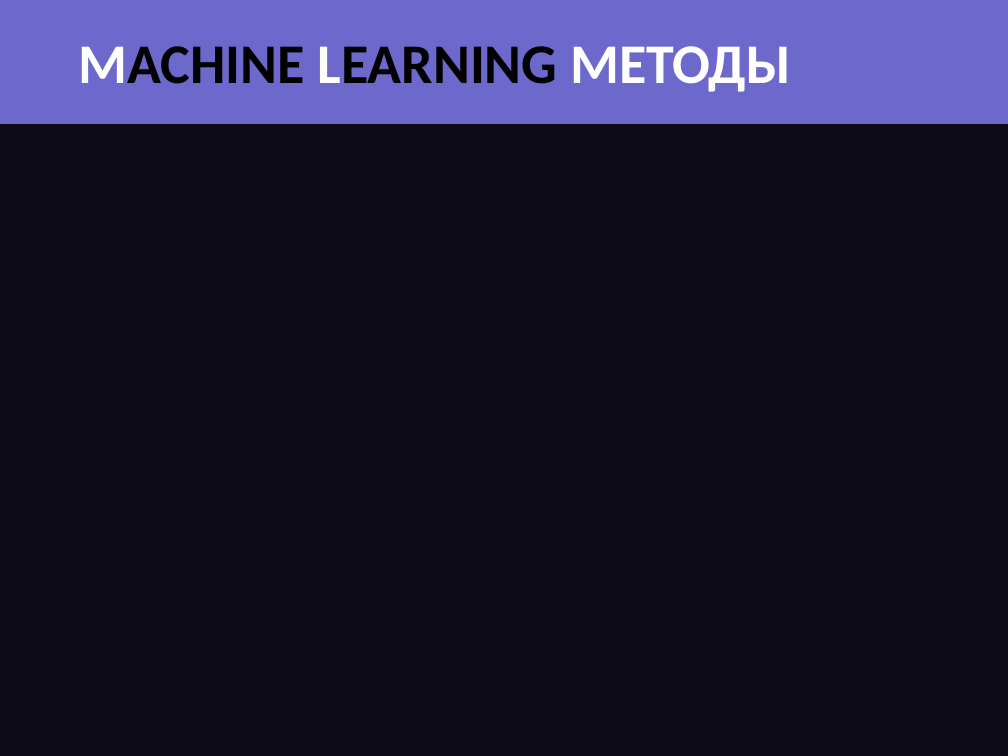
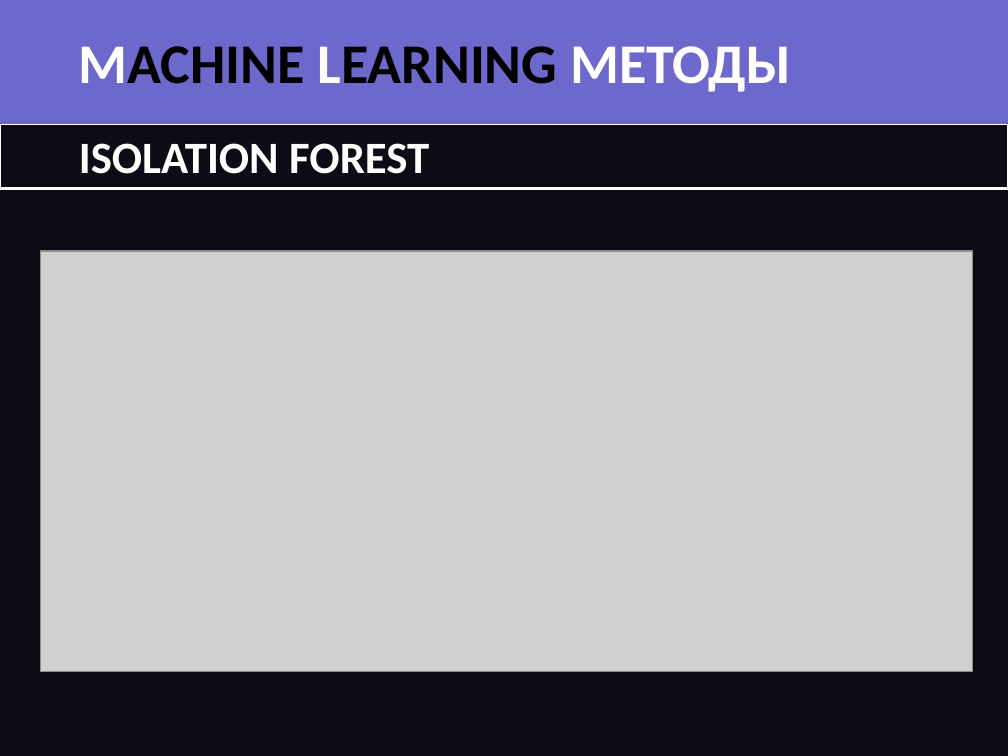
Before and after one commit to YarikOfficial/Mashinka, a slide deck: slide 7 of презентация.pptx (slide 4 before the commit). Drawn at 1008x756 pixels with LibreOffice and Linux fonts; fonts in the diff are those of the drawing; grey boxes stand for pictures. Boxes give left, top, right and bottom in pixels: in the first picture for what was removed or moved away, otherwise in the second. Text is boxed around its words. In the diff, an @@ line names an element or a change of style, - is before the commit and + after.

```diff
--- a/презентация.pptx
+++ b/презентация.pptx
@@ rectangle added at (0, 124, 1008, 188), fill #0D0C16, outline #FFFFFF 2 pt @@
@@ text added at (79, 143, 429, 174), 32 pt, text #FFFFFF, bold @@
+ISOLATION FOREST
@@ picture added at (40, 251, 973, 671) @@
```
Also in this commit, not shown: 3 other slides changed, 7 slides added, 1 slide removed.
